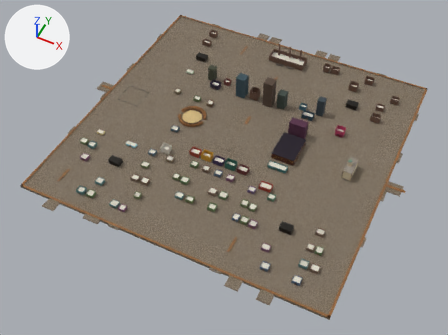
Renders of the glTF model swamp-city-assets/city-a.glb from each side of a commit.
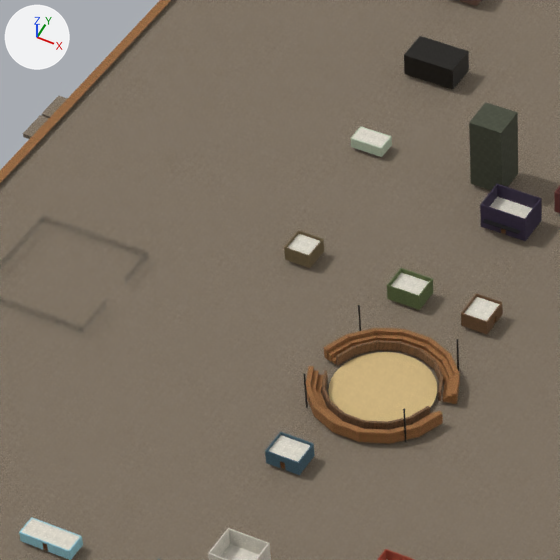
There are two pictures of each version: one whole from a 50 mm camera at (260.0, -547.0, 625.0) aimed at (2.0, -30.0, -21.0), one close up on the part from 27% to 50% of the width and 14% to 44% of the height. The axes (+X, +Y, +Z) are drawn at upper left. The lights are the same throughout. The last two pictures show the newer version. Vertices at exactly the same position are counted once.

Script lines for the objects in view, before the commit:
```python
ob_city_a = bpy.data.objects.new('city-a', me_city_a)
ob_city_a.location = (0.0, 0.0, 0.0)
```
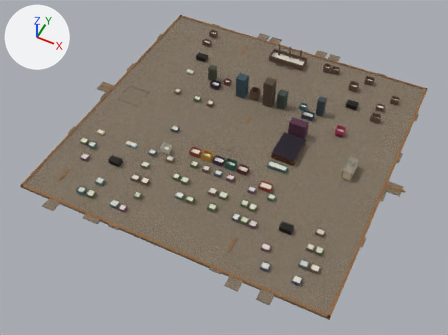
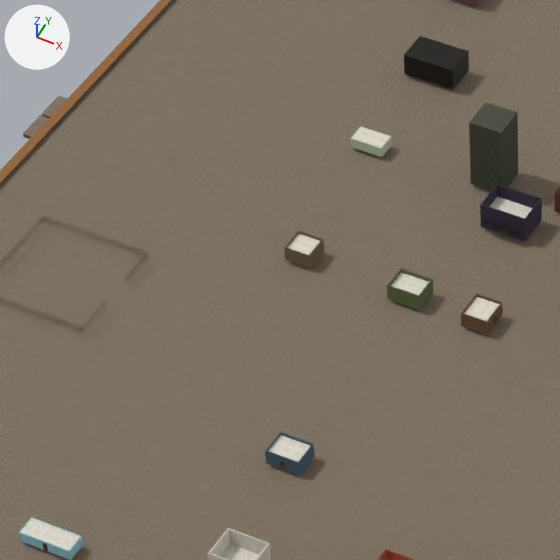
Changed parts and their boxes [x1, y1, x2, y2] in the close-ups (560 x 560 px):
part 1 of me_city_a, deleted (brown): before [303, 305, 460, 444]

The change, as a list of edits to the scene's bpy script:
```text
Change me_city_a:
    used by ob_city_a; location = (0.0, 0.0, 0.0)
    remove me_city_a.from_pydata(...)  # 5838 vertices, 10680 faces; spans x -236.0..240.0, y -210.0..250.0, z -4.0..42.0
    add me_city_a.from_pydata(...)  # 5220 vertices, 9688 faces; spans x -236.0..240.0, y -210.0..250.0, z -4.0..42.0
    me_city_a part 1: 61 loose pieces with 618 vertices, spanning x -95.0..-55.0, y 0.0..40.0, z 0.0..12.0, are deleted
    remove me_city_a.materials.append(mat_sand)  # picture img_sand_jpg
    remove me_city_a.materials.append(mat_palisade)  # picture img_logs_jpg
    remove me_city_a.materials.append(mat_bleacher)  # picture img_planks_jpg
    remove me_city_a.materials.append(mat_steel__222)
```
